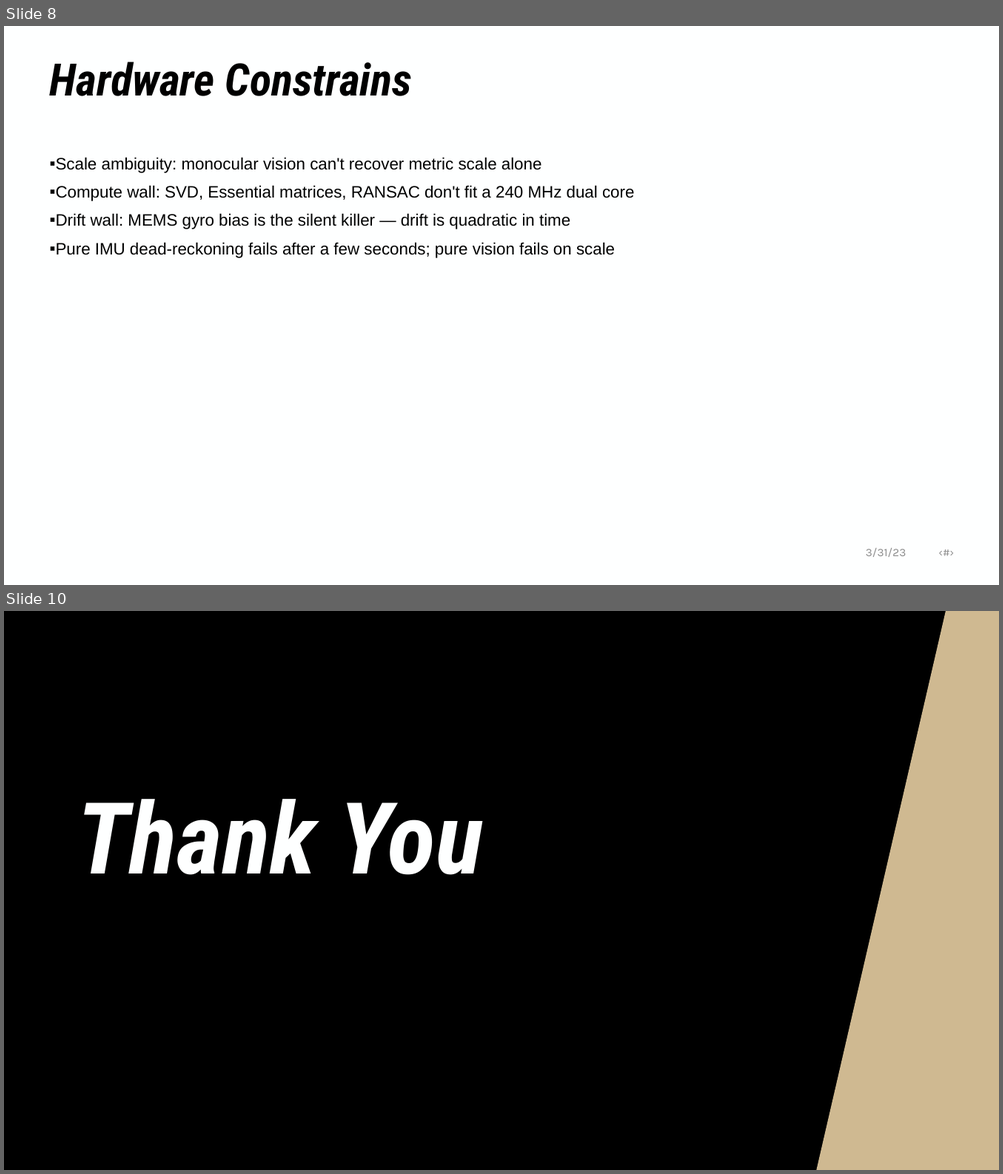
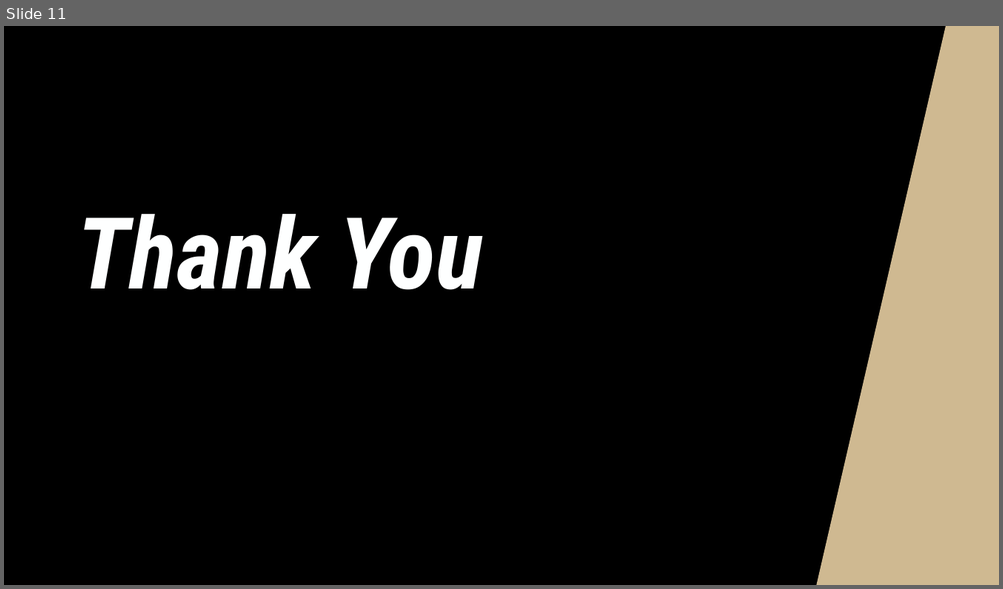
Before and after one commit to PhillippGery/esp32-vio-drift, a slide deck: 80_Docu/DRIFT_Presi.pptx. Shown one above the other, each under a label of ours: slides 8 and 10 before the commit, slide 11 after it; the slides between them are not shown. The pictures are 1003x1174 and 1003x589 pixels, drawn with LibreOffice and Linux fonts; fonts in the diff are those of the drawing; background and template pictures are left out. Boxes give left, top, right and bottom in pixels: in the first picture for what was removed or moved away, otherwise in the second. Text is boxed around its words. In the diff, an @@ line names an element or a change of style, - is before the commit and + after.

```diff
--- a/80_Docu/DRIFT_Presi.pptx
+++ b/80_Docu/DRIFT_Presi.pptx
@@ slide 8 removed at [4,26,999,585], background #FEFFFF @@
@@ title removed at [50,62,412,96] @@
-Hardware Constrains
@@ text removed at [50,157,634,258] @@
-▪ Scale ambiguity: monocular vision can't recover metric scale alone
-▪ Compute wall: SVD, Essential matrices, RANSAC don't fit a 240 MHz dual core
-▪ Drift wall: MEMS gyro bias is the silent killer — drift is quadratic in time
-▪ Pure IMU dead-reckoning fails after a few seconds; pure vision fails on scale
@@ text removed at [865,548,906,557] @@
-3/31/23 ‹#›
@@ what was slide 10 is now slide 11 @@
```
Also in this commit, not shown: 5 slides changed, 3 slides added, 1 other slide removed, 8 other files.
